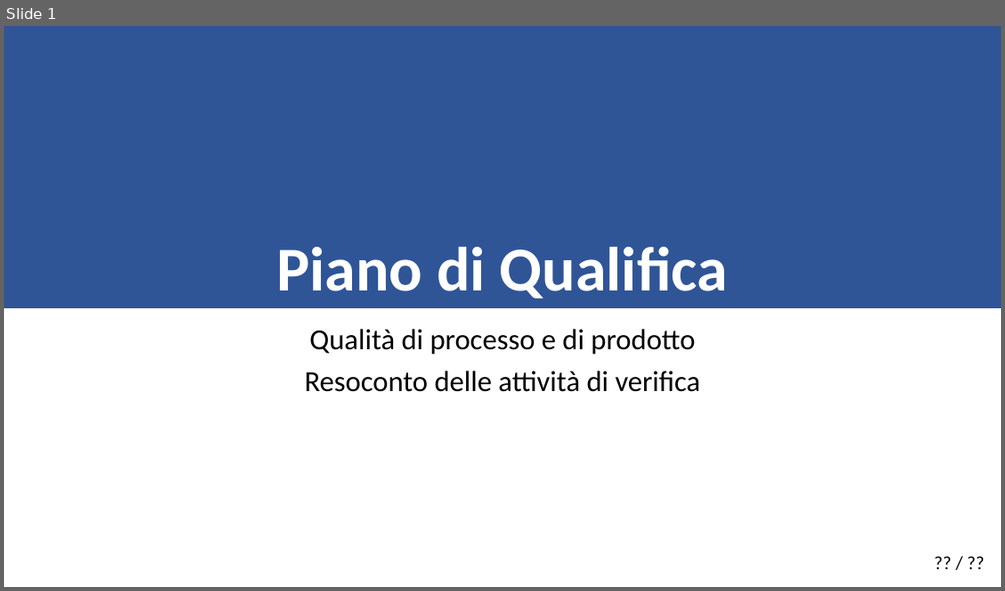
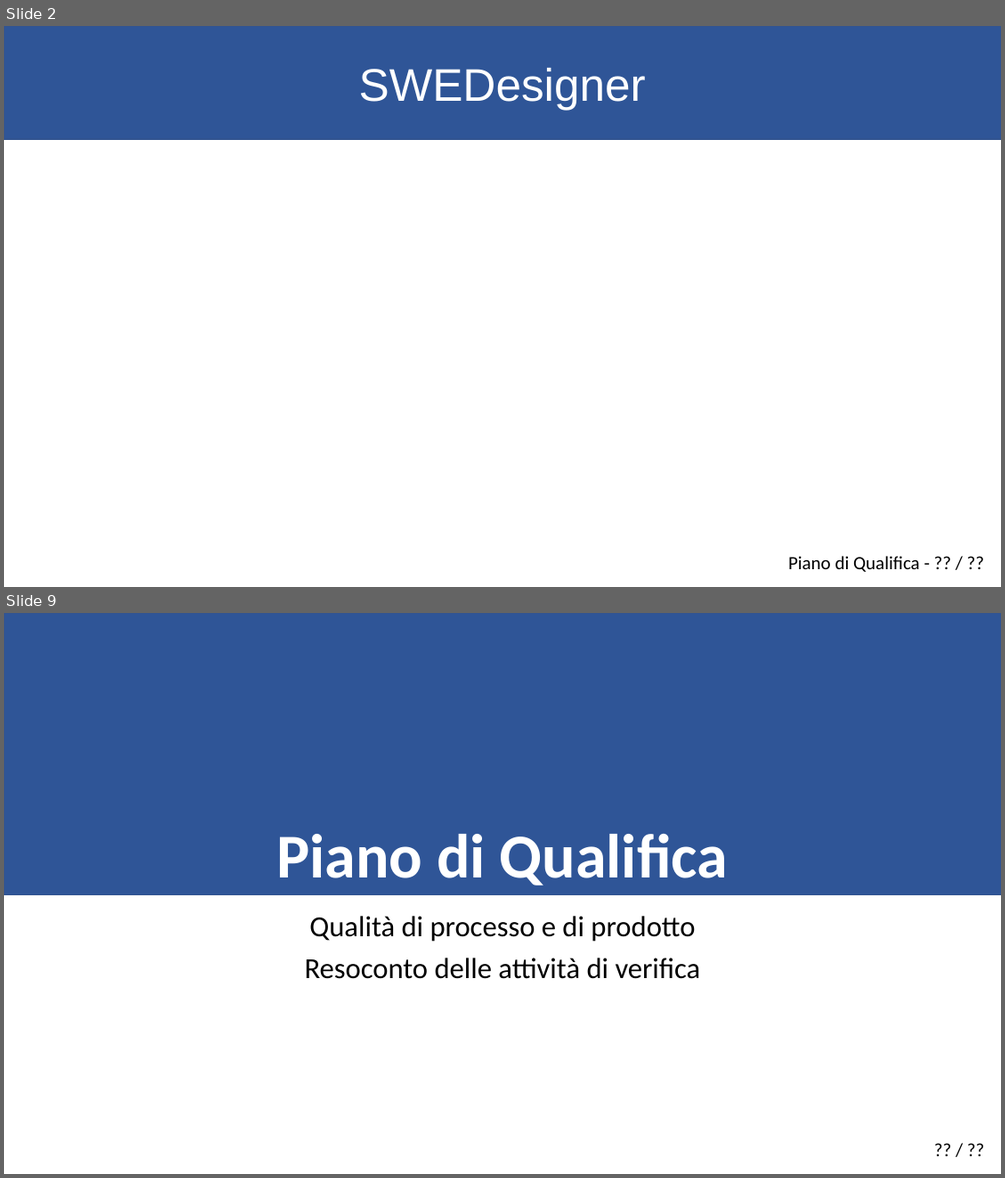
Before and after one commit to KaleidosCodeTeam/SWEDesigner, a slide deck: Presentazione/KaleidosCode_PdQ.pptx. Shown one above the other, each under a label of ours: slide 1 before the commit, slides 2 and 9 after it; the slides between them are not shown. The pictures are 1005x591 and 1005x1178 pixels, drawn with LibreOffice and Linux fonts; fonts in the diff are those of the drawing. Boxes give left, top, right and bottom in pixels: in the first picture for what was removed or moved away, otherwise in the second. Text is boxed around its words. In the diff, an @@ line names an element or a change of style, - is before the commit and + after.

```diff
--- a/Presentazione/KaleidosCode_PdQ.pptx
+++ b/Presentazione/KaleidosCode_PdQ.pptx
@@ slide 2 added at <box>4,26,1001,587</box>, background #FFFFFF @@
@@ rectangle added at <box>4,26,1001,139</box>, fill #2F5597, outline #325491 1 pt, 44 pt, text #FFFFFF @@
+SWEDesigner
@@ text added at <box>788,556,920,572</box>, 18 pt, text #000000 @@
+Piano di Qualifica - ?? / ??
@@ what was slide 1 is now slide 9 @@
```
Also in this commit, not shown: 7 other slides added, 1 other file.
